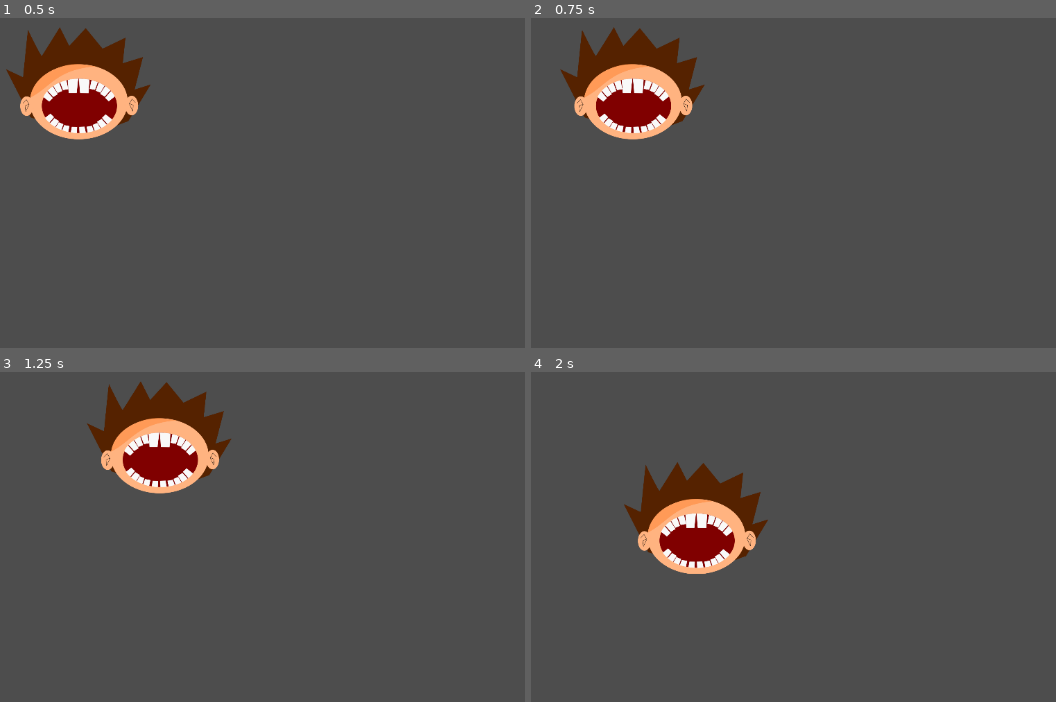
Above: before the commit, frames 1-4 (two rows, left to right).
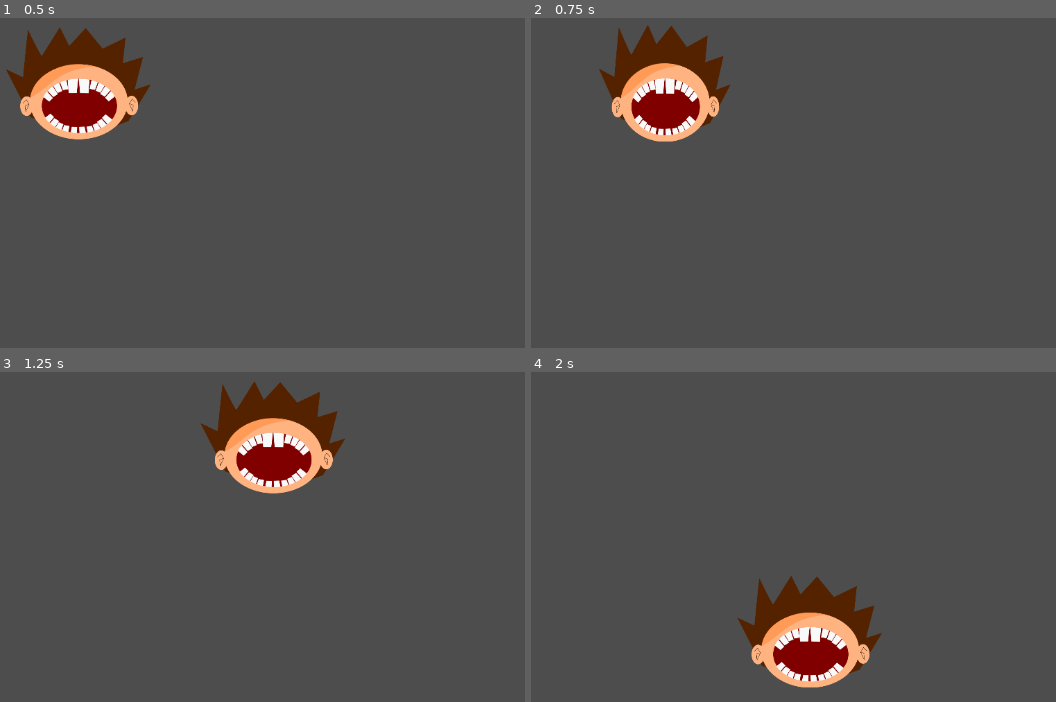
Above: after the commit, the same moments.

Repository: NitroXen/PizzBurMan
Game: Godot game, scene res://Scenes/game.tscn
The game is run twice, just before and just after one commit, with the same random seed, the same clock (stepped at 60 frames per second) and the same inputs. The project has no main scene, so this scene is started directly.
Inputs:
- Up to frame 1 (0.5 s): no input
- Up to frame 2 (0.75 s): tap Enter at 0.5 s; hold Right (ui_right) from 0.53 s (still down); tap Space (dash, bound only after the commit) at 0.6 s
- Up to frame 3 (1.25 s): keep holding Right (ui_right)
- Up to frame 4 (2 s): release Right (ui_right) at 1.28 s; hold Down (ui_down) from 1.28 s (still down); tap Space (dash, bound only after the commit) at 1.35 s

Frame 1 is identical in both runs. In frame 2, 6.4% of the frame differs, in the area x 5-38%, y 2-38%; in frame 3, 12%; in frame 4, 12%, in the area x 17-67%, y 27-96%.

Commit message:
add mech dash

Diff:
--- a/Scenes/player.tscn
+++ b/Scenes/player.tscn
@@ -1,10 +1,45 @@
-[gd_scene load_steps=4 format=3 uid="uid://b7t5e84qw1w12"]
+[gd_scene load_steps=7 format=3 uid="uid://b7t5e84qw1w12"]
 
 [ext_resource type="Script" uid="uid://2pvjtafoi6er" path="res://Scripts/player.gd" id="1_cvnsp"]
 [ext_resource type="Texture2D" uid="uid://bkevcxk6qctbk" path="res://assets/GReady.svg" id="1_v0iea"]
+[ext_resource type="PackedScene" uid="uid://b4bjla2uorl6d" path="res://Components/health_component.tscn" id="3_6t5aa"]
 
-[sub_resource type="CircleShape2D" id="CircleShape2D_cvnsp"]
-radius = 135.724
+[sub_resource type="Animation" id="Animation_6t5aa"]
+resource_name = "move_dash"
+length = 0.5
+tracks/0/type = "value"
+tracks/0/imported = false
+tracks/0/enabled = true
+tracks/0/path = NodePath("Sprite2D:scale")
+tracks/0/interp = 2
+tracks/0/loop_wrap = true
+tracks/0/keys = {
+"times": PackedFloat32Array(0, 0.25, 0.5),
+"transitions": PackedFloat32Array(1, 1, 1),
+"update": 0,
+"values": [Vector2(1, 1), Vector2(0.8, 1.1), Vector2(1, 1)]
+}
+
+[sub_resource type="Animation" id="Animation_vgqql"]
+length = 0.001
+tracks/0/type = "value"
+tracks/0/imported = false
+tracks/0/enabled = true
+tracks/0/path = NodePath("Sprite2D:scale")
+tracks/0/interp = 1
+tracks/0/loop_wrap = true
+tracks/0/keys = {
+"times": PackedFloat32Array(0),
+"transitions": PackedFloat32Array(1),
+"update": 0,
+"values": [Vector2(1, 1)]
+}
+
+[sub_resource type="AnimationLibrary" id="AnimationLibrary_fkybt"]
+_data = {
+&"RESET": SubResource("Animation_vgqql"),
+&"move_dash": SubResource("Animation_6t5aa")
+}
 
 [node name="Player" type="CharacterBody2D"]
 scale = Vector2(0.4, 0.4)
@@ -15,5 +50,9 @@
 [node name="Sprite2D" type="Sprite2D" parent="."]
 texture = ExtResource("1_v0iea")
 
-[node name="CollisionShape2D" type="CollisionShape2D" parent="."]
-shape = SubResource("CircleShape2D_cvnsp")
+[node name="HealthComponent" parent="." instance=ExtResource("3_6t5aa")]
+
+[node name="AnimationPlayer" type="AnimationPlayer" parent="."]
+libraries = {
+&"": SubResource("AnimationLibrary_fkybt")
+}
--- a/Scripts/player.gd
+++ b/Scripts/player.gd
@@ -1,11 +1,19 @@
 extends CharacterBody2D
 
 @export var speed = 10000
-var screen = get_viewport_rect().size
+var dir = Vector2.ZERO
 
-func _process(delta: float) -> void:
-	var dir = Input.get_vector("ui_left","ui_right","ui_up","ui_down")
+func _physics_process(delta: float) -> void:
+	dir = Input.get_vector("left","right","up","down")
+	dir = dir.normalized()
+	velocity = dir * speed * delta
+	if Input.is_action_just_pressed("dash"):
+		dash()
+	print(dir)
+	move_and_slide()
 
-	velocity = dir * speed * delta
-
-	move_and_slide()
+func dash():
+	$AnimationPlayer.play("move_dash")
+	var tween = get_tree().create_tween()
+	tween.tween_property(self, "position", position + velocity * 1.5 ,0.5)
+	await tween.finished
--- a/project.godot
+++ b/project.godot
@@ -14,6 +14,34 @@
 config/features=PackedStringArray("4.4", "Mobile")
 config/icon="res://icon.svg"
 
+[input]
+
+up={
+"deadzone": 0.2,
+"events": [Object(InputEventKey,"resource_local_to_scene":false,"resource_name":"","device":-1,"window_id":0,"alt_pressed":false,"shift_pressed":false,"ctrl_pressed":false,"meta_pressed":false,"pressed":false,"keycode":0,"physical_keycode":4194320,"key_label":0,"unicode":0,"location":0,"echo":false,"script":null)
+]
+}
+down={
+"deadzone": 0.2,
+"events": [Object(InputEventKey,"resource_local_to_scene":false,"resource_name":"","device":-1,"window_id":0,"alt_pressed":false,"shift_pressed":false,"ctrl_pressed":false,"meta_pressed":false,"pressed":false,"keycode":0,"physical_keycode":4194322,"key_label":0,"unicode":0,"location":0,"echo":false,"script":null)
+]
+}
+left={
+"deadzone": 0.2,
+"events": [Object(InputEventKey,"resource_local_to_scene":false,"resource_name":"","device":-1,"window_id":0,"alt_pressed":false,"shift_pressed":false,"ctrl_pressed":false,"meta_pressed":false,"pressed":false,"keycode":0,"physical_keycode":4194319,"key_label":0,"unicode":0,"location":0,"echo":false,"script":null)
+]
+}
+right={
+"deadzone": 0.2,
+"events": [Object(InputEventKey,"resource_local_to_scene":false,"resource_name":"","device":-1,"window_id":0,"alt_pressed":false,"shift_pressed":false,"ctrl_pressed":false,"meta_pressed":false,"pressed":false,"keycode":0,"physical_keycode":4194321,"key_label":0,"unicode":0,"location":0,"echo":false,"script":null)
+]
+}
+dash={
+"deadzone": 0.2,
+"events": [Object(InputEventKey,"resource_local_to_scene":false,"resource_name":"","device":-1,"window_id":0,"alt_pressed":false,"shift_pressed":false,"ctrl_pressed":false,"meta_pressed":false,"pressed":false,"keycode":0,"physical_keycode":32,"key_label":0,"unicode":32,"location":0,"echo":false,"script":null)
+]
+}
+
 [layer_names]
 
 2d_physics/layer_1="Player"
